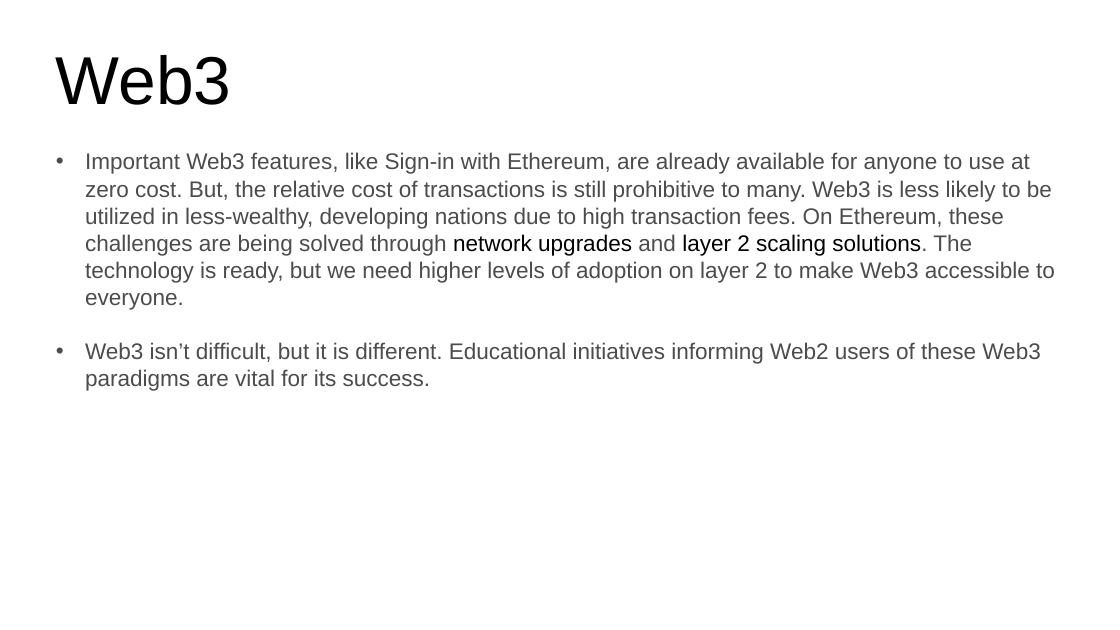
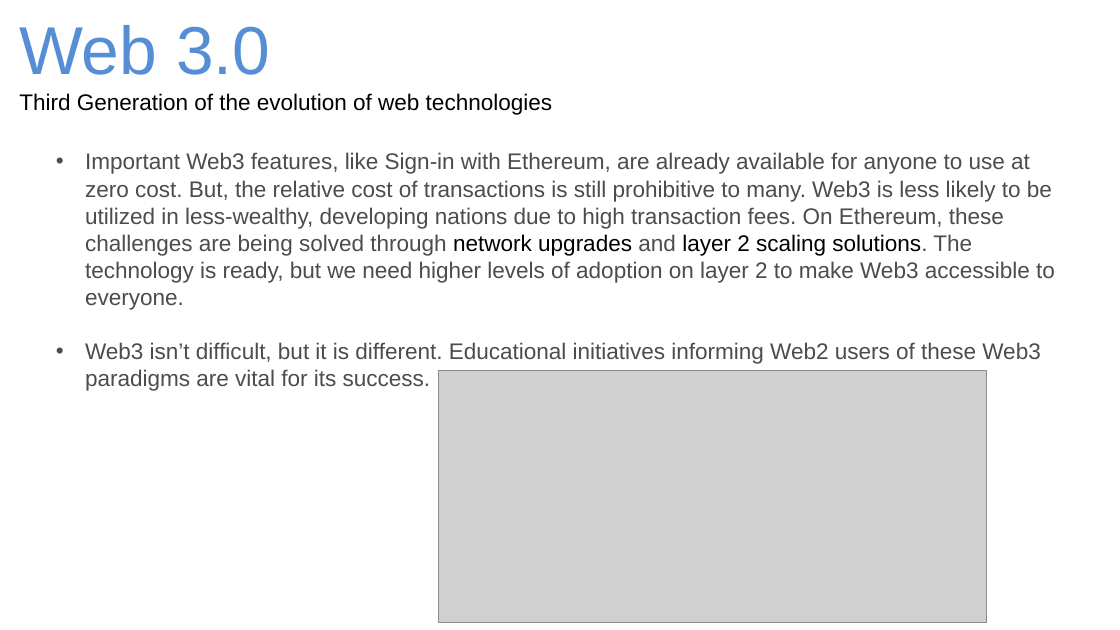
Before and after one commit to kainatquaderee/presentation, a slide deck: slide 6 of kainat quaderee - khaled karim.pptx (slide 5 before the commit). Drawn at 1120x630 pixels with LibreOffice and Linux fonts; fonts in the diff are those of the drawing; grey boxes stand for pictures. Boxes give left, top, right and bottom in pixels: in the first picture for what was removed or moved away, otherwise in the second. Text is boxed around its words. In the diff, an @@ line names an element or a change of style, - is before the commit and + after.

```diff
--- a/kainat quaderee - khaled karim.pptx
+++ b/kainat quaderee - khaled karim.pptx
@@ title added at [19, 25, 552, 115], 16 pt, text #000000 @@
+Web 3.0
+Third Generation of the evolution of web technologies
@@ title removed at [56, 55, 232, 105] @@
-Web3
@@ picture added at [439, 371, 987, 623] @@
```
Also in this commit, not shown: 2 other slides changed, 4 slides added, 2 slides removed.
